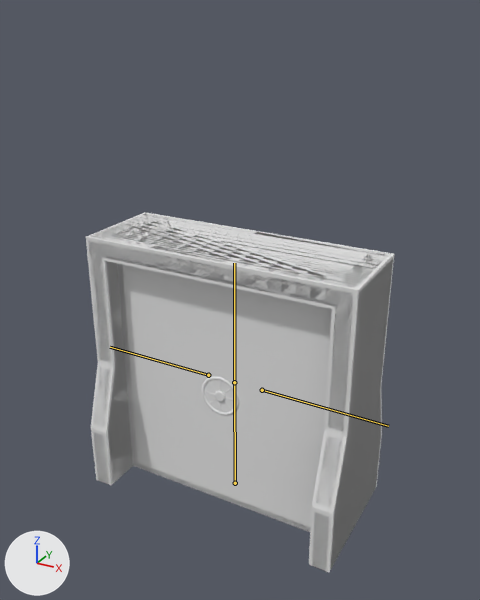
Renders of the FBX model CorridorGeodesic/Assets/Resources/Models/Components/Door.fbx from each side of a commit.
Both versions are drawn from a 50 mm camera at (4.19, -7.47, 6.94) aimed at (0.09, -0.02, 3.21). Arrows for +X, +Y and +Z are at lower left; the lights stay in place. The bones that bend it are drawn over the model as lines.

Names of what the first picture shows: 'Door', 'DoorCollsionMesh', 'DoorFrameCollisionMesh'.
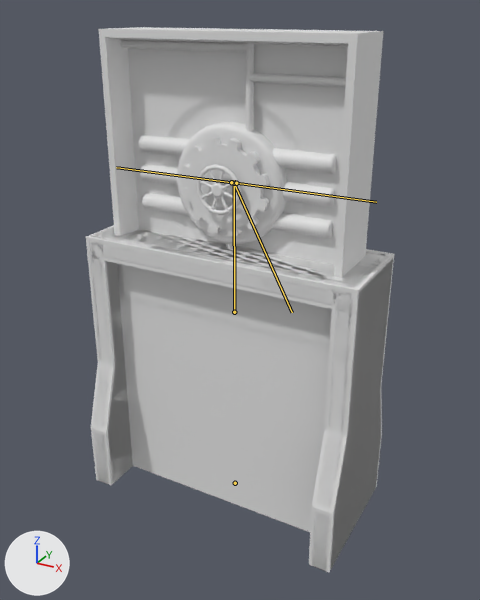
The newer file adds an action. The first version stands in its rest pose; the second is drawn at frame 13 of the action 'DoorArmature|DoorOpened'.

What differs and where, as boxes [x1, y1, x2, y2] in the pictures (480 x 600 px):
'Door', posed (52% taller)
    before: [88, 214, 393, 571]
    after: [88, 27, 393, 571]
bone 'Door', root to tip
    before: (235, 483) to (234, 380)
    after: (234, 312) to (234, 180)
bone 'Handle', root to tip
    before: (234, 382) to (234, 263)
    after: (234, 183) to (292, 312)
bone 'Latch_Right', root to tip
    before: (262, 390) to (388, 426)
    after: (236, 183) to (376, 202)
bone 'Latch_Left', root to tip
    before: (208, 375) to (110, 347)
    after: (231, 182) to (116, 167)

The edits, one by one:
Bone 'Door' (bone_door) moves from (0.0, 0.0, 0.0) to (0.0, 3.0, 0.0).
Bone 'Handle' (bone_handle) turns from (0, 0, 0) to (0, 0, -152) degrees about its own x, y and z.
Bone 'Latch_Right' (bone_latch_right) moves from (0.0, 0.0, 0.0) to (0.0, -0.42, 0.0).
Bone 'Latch_Left' (bone_latch_left) moves from (0.0, 0.0, 0.0) to (0.0, -0.42, 0.0).
